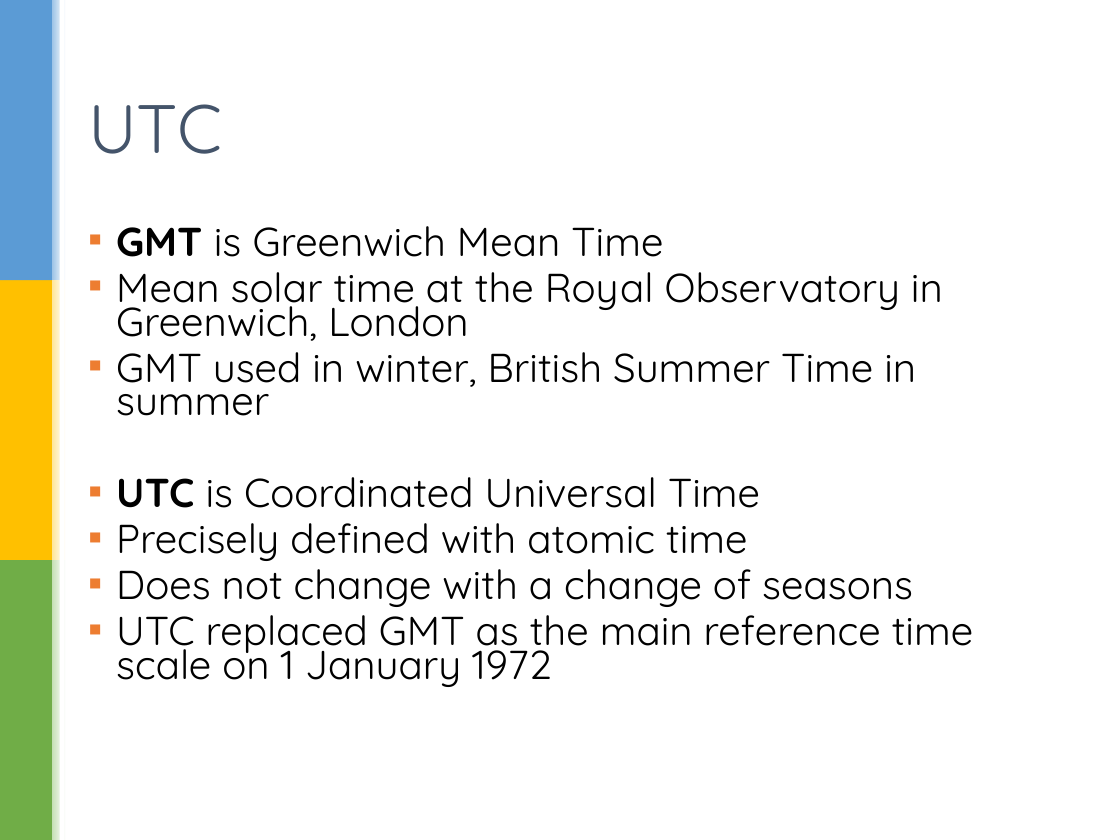
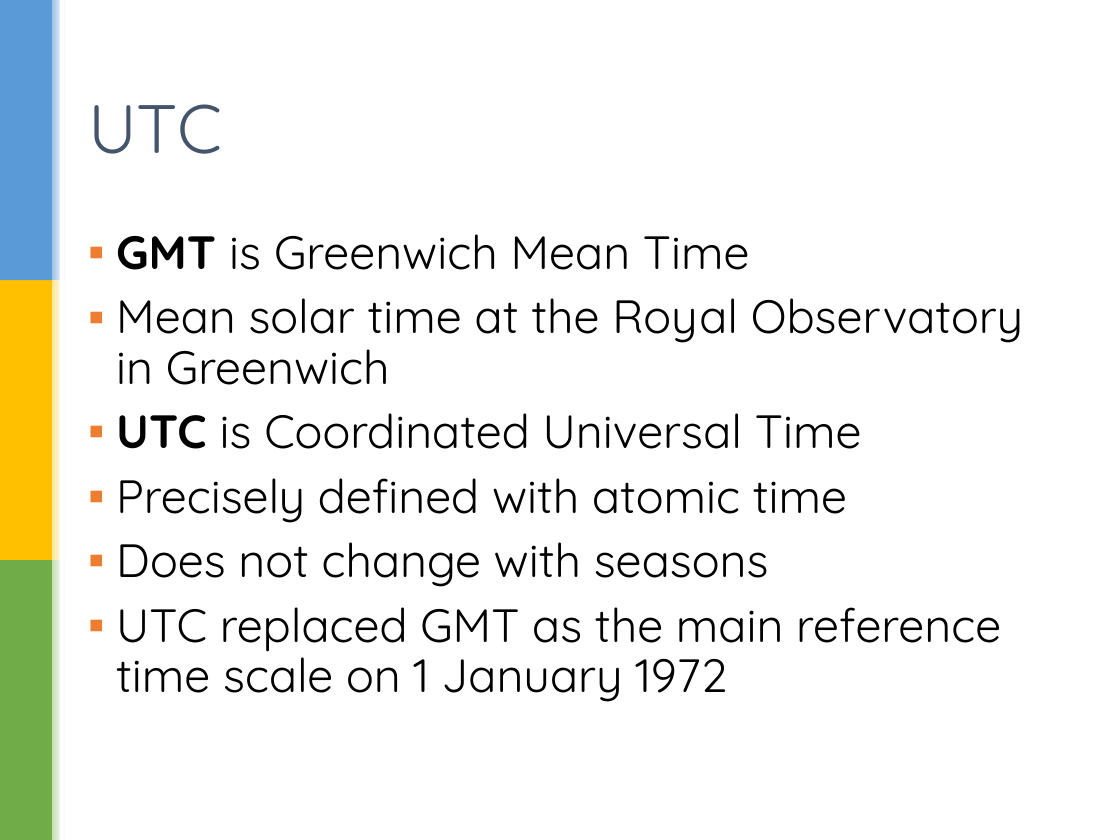
Before and after one commit to sualeh/make-a-date, a slide deck: slide 17 of Java 8 Date and Time API.pptx. Drawn at 1120x840 pixels with LibreOffice and Linux fonts; fonts in the diff are those of the drawing; background and template pictures are left out. Boxes give left, top, right and bottom in pixels: in the first picture for what was removed or moved away, otherwise in the second. Text is boxed around its words. In the diff, an @@ line names an element or a change of style, - is before the commit and + after.

Commit message:
Formatting and editing

```diff
--- a/Java 8 Date and Time API.pptx
+++ b/Java 8 Date and Time API.pptx
@@ text at bbox=[116, 234, 1001, 702]: size 25.9 to 30 pt in "GMT is Greenwich Mean Time", "UTC is Coordinated Universal Time", "Precisely defined with atomic time", "UTC replaced GMT as the main reference ..."; line spacing 0.7 to 0.9; more space between paragraphs @@
@@ text at bbox=[116, 298, 1023, 385]: text changed; size 25.9 to 30 pt @@
-▪ Mean solar time at the Royal Observatory in Greenwich, London
-▪ GMT used in winter, British Summer Time in summer
+▪ Mean solar time at the Royal Observatory in Greenwich
@@ text at bbox=[116, 542, 769, 587]: text changed; size 25.9 to 30 pt @@
-▪ Does not change with a change of seasons
+▪ Does not change with seasons
```
Also in this commit, not shown: 23 other slides changed.
